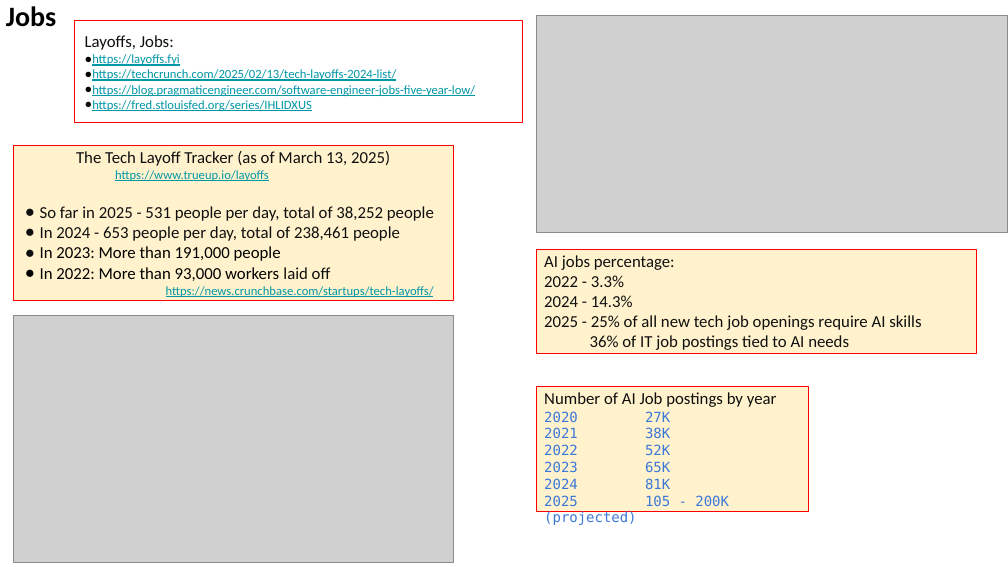
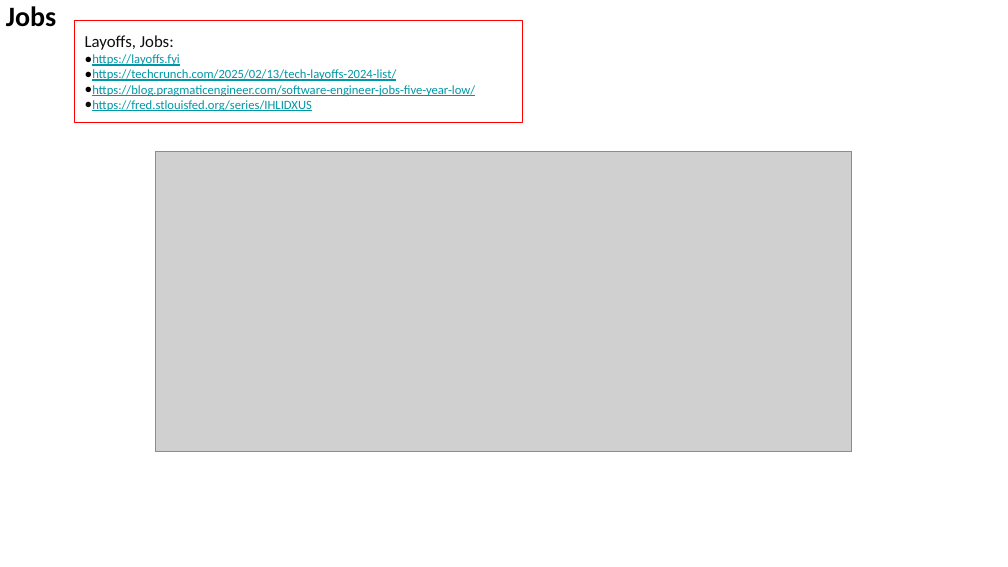
Before and after one commit to lselector/seminar, a slide deck: slide 20 of 2025/2025-03-21-AI-Updates.pptx (slide 21 before the commit). Drawn at 1008x567 pixels with LibreOffice and Linux fonts; fonts in the diff are those of the drawing; grey boxes stand for pictures. Boxes give left, top, right and bottom in pixels: in the first picture for what was removed or moved away, otherwise in the second. Text is boxed around its words. In the diff, an @@ line names an element or a change of style, - is before the commit and + after.

Commit message:
update

```diff
--- a/2025/2025-03-21-AI-Updates.pptx
+++ b/2025/2025-03-21-AI-Updates.pptx
@@ picture removed at [537,15,1008,233] @@
@@ rectangle removed at [13,145,454,300] @@
-The Tech Layoff Tracker (as of March 13, 2025)
-https://www.trueup.io/layoffs
-● So far in 2025 - 531 people per day, total of 38,252 people
-● In 2024 - 653 people per day, total of 238,461 people
-● In 2023: More than 191,000 people
-● In 2022: More than 93,000 workers laid off
-https://news.crunchbase.com/startups/tech-layoffs/
@@ picture added at [156,151,853,452] @@
@@ rectangle removed at [537,249,978,353] @@
-AI jobs percentage:
-2022 - 3.3%
-2024 - 14.3%
-2025 - 25% of all new tech job openings require AI skills
-36% of IT job postings tied to AI needs
@@ picture removed at [13,316,454,562] @@
@@ rectangle removed at [537,387,809,511] @@
-Number of AI Job postings by year
-2020 27K
-2021 38K
-2022 52K
-2023 65K
-2024 81K
-2025 105 - 200K (projected)
```
Also in this commit, not shown: 4 other slides changed, 1 slide removed.
